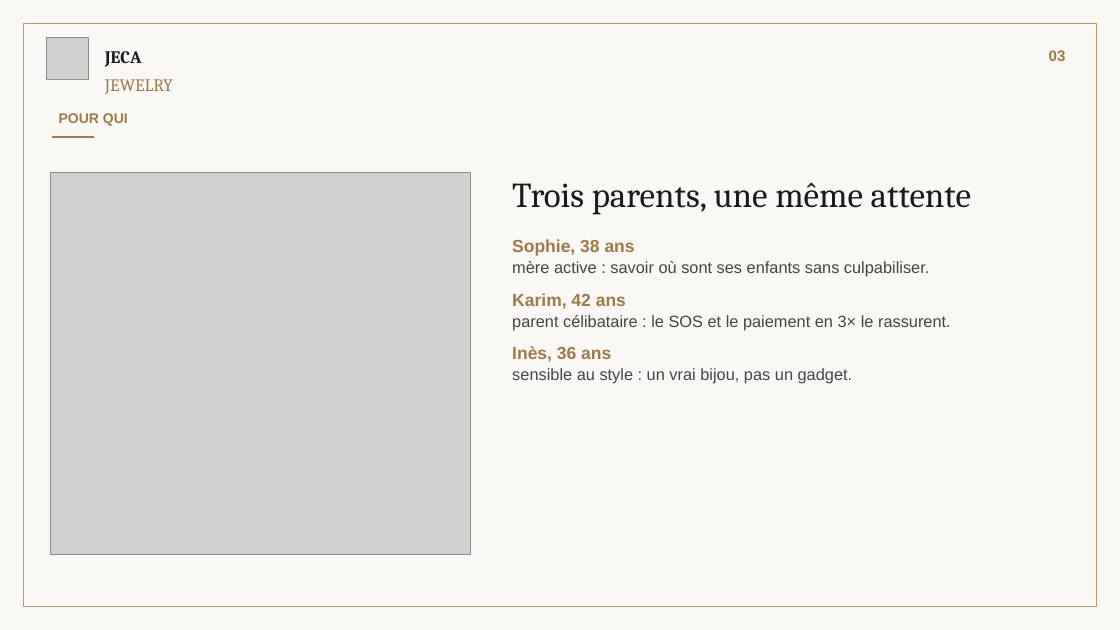
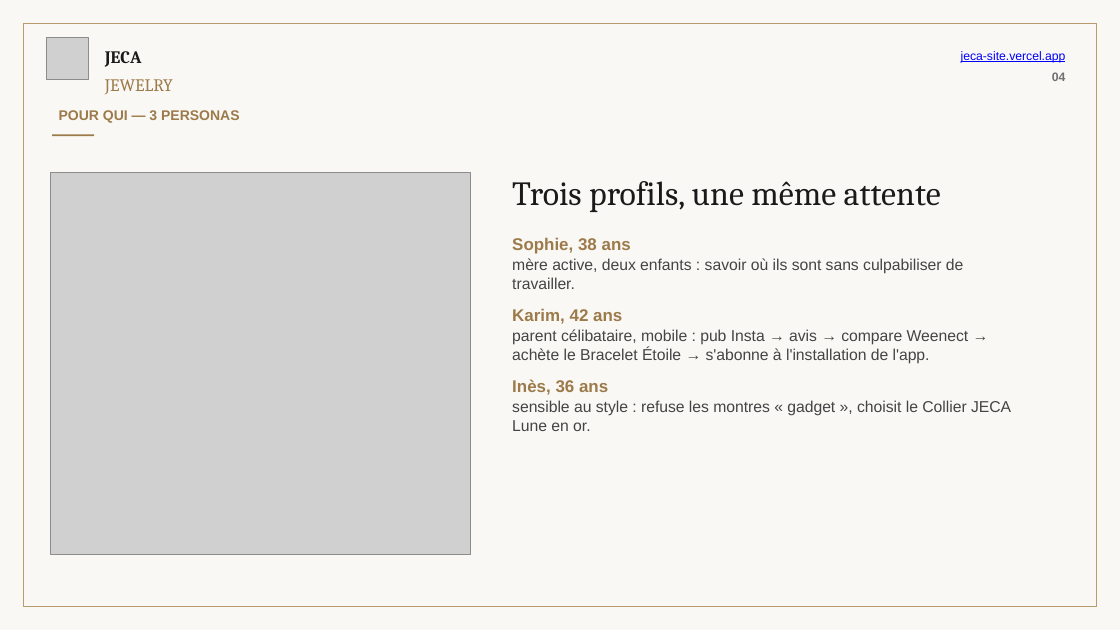
Before and after one commit to emirsqalli23-cpu/jeca-jewelry, a slide deck: slide 4 of JECA_Soutenance_Site.pptx (slide 3 before the commit). Drawn at 1120x630 pixels with LibreOffice and Linux fonts; fonts in the diff are those of the drawing; grey boxes stand for pictures. Boxes give left, top, right and bottom in pixels: in the first picture for what was removed or moved away, otherwise in the second. Text is boxed around its words. In the diff, an @@ line names an element or a change of style, - is before the commit and + after.

```diff
--- a/JECA_Soutenance_Site.pptx
+++ b/JECA_Soutenance_Site.pptx
@@ text at [961, 51, 1066, 81]: text changed; size 13 to 10.5 pt; text colour #9C7A4A to #0000FF; bold off @@
-03
+jeca-site.vercel.app
+04
@@ text at [59, 110, 239, 123]: text changed @@
-POUR QUI
+POUR QUI — 3 PERSONAS
@@ text at [512, 181, 941, 212]: text changed; size 30 to 29 pt @@
-Trois parents, une même attente
+Trois profils, une même attente
@@ text at [512, 237, 631, 395]: size 15 to 14.5 pt in "Sophie, 38 ans", "Karim, 42 ans", "Inès, 36 ans" @@
@@ text at [512, 258, 963, 289]: text changed; size 14 to 13.5 pt @@
-mère active : savoir où sont ses enfants sans culpabiliser.
+mère active, deux enfants : savoir où ils sont sans culpabiliser de travailler.
@@ text at [512, 329, 969, 364]: text changed; size 14 to 13.5 pt @@
-parent célibataire : le SOS et le paiement en 3× le rassurent.
+parent célibataire, mobile : pub Insta → avis → compare Weenect → achète le Bracelet Étoile → s'abonne à l'installation de l'app.
@@ text at [512, 400, 1011, 431]: text changed; size 14 to 13.5 pt @@
-sensible au style : un vrai bijou, pas un gadget.
+sensible au style : refuse les montres « gadget », choisit le Collier JECA Lune en or.
```
Also in this commit, not shown: 8 other slides changed, 2 slides added.
